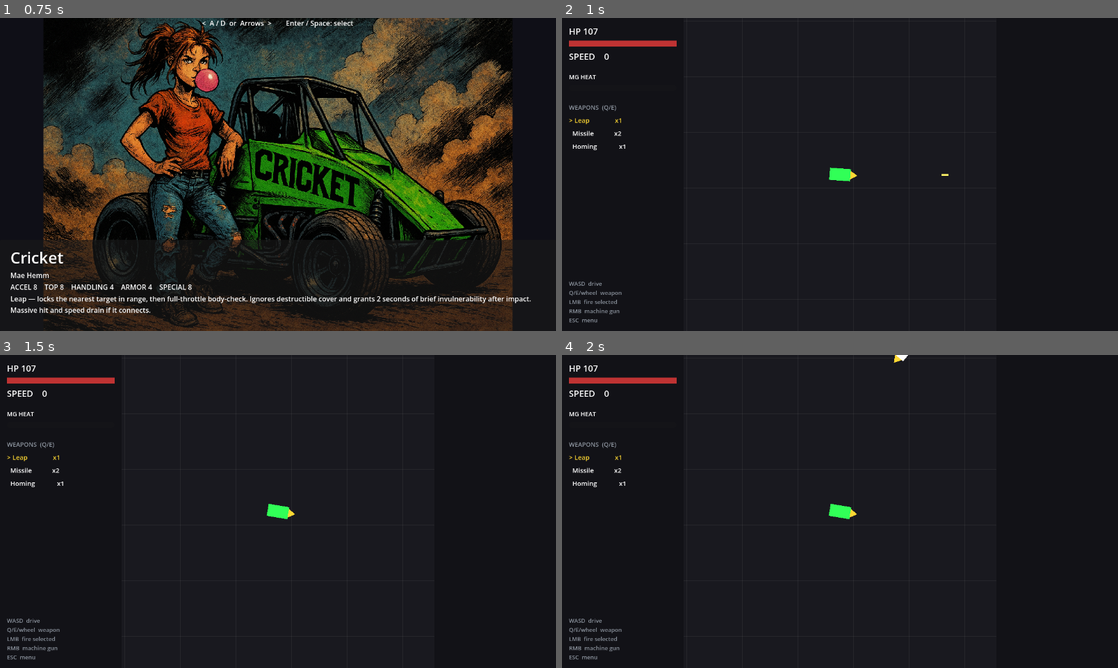
Above: before the commit, frames 1-4 (two rows, left to right).
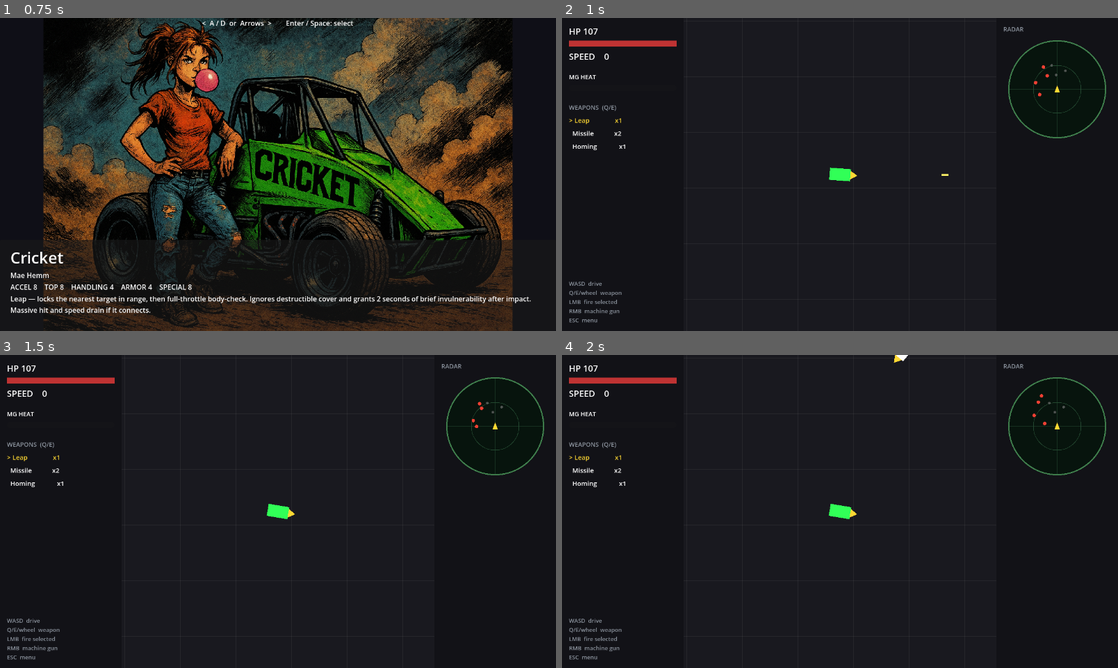
Above: after the commit, the same moments.

Repository: b3p3k0/bentchrome
Game: Godot game, scene res://ui/title.tscn
Same seed, same stepped clock (60 frames per second), same inputs: the game is played once before the commit and once after it.
Inputs (mouse positions are in pixels of both pictures, inside the frame that each line leads up to):
- Up to frame 1 (0.75 s): tap Enter (select_confirm) at 0.5 s; move the mouse to (400, 158) at 0.52 s; hold D (move_right) from 0.53 s (still down); right-click (400, 158) at 0.6 s; click (400, 158) at 0.67 s
- Up to frame 2 (1 s): keep holding D (move_right); tap Space at 0.77 s
- Up to frame 3 (1.5 s): release D (move_right) at 1.25 s; drag from (166, 527) to (278, 511) at 1.27 s
- Up to frame 4 (2 s): no input

Frame 1 is identical in both runs. In frame 2, 0.5% of the frame differs, in the area x 79-98%, y 2-39%; in frame 3, 0.5%; in frame 4, 0.5%.

Commit message:
Card 7: rotating player-up radar
ui/radar.gd draws in the right gutter: fixed player wedge pointing up,
enemy/dummy blips rotated by (-heading - PI/2) so forward is always up;
whole arena in view, off-scale contacts pin to the rim. Dummies join a
'dummies' group for faint contacts.

Co-Authored-By: Claude Fable 5 <noreply@anthropic.com>

Diff:
--- a/environment/target_dummy.gd
+++ b/environment/target_dummy.gd
@@ -6,6 +6,7 @@
 @onready var _label: Label = $Label
 
 func _ready() -> void:
+	add_to_group(&"dummies")  # radar shows them as faint practice contacts
 	_health.damaged.connect(_on_changed)
 	_health.died.connect(queue_free)
 	_refresh()
--- a/ui/hud.gd
+++ b/ui/hud.gd
@@ -64,6 +64,19 @@
 	add_child(_gutter_panel(0))
 	add_child(_gutter_panel(1280 - GUTTER))
 	_build_dash()
+	_build_radar()
+
+func _build_radar() -> void:
+	var hdr := Label.new()
+	hdr.text = "RADAR"
+	hdr.add_theme_font_size_override("font_size", 14)
+	hdr.modulate = DIM_TEXT
+	hdr.position = Vector2(1280 - GUTTER + 16, 16)
+	add_child(hdr)
+	var radar := preload("res://ui/radar.gd").new()
+	radar.position = Vector2(1280 - GUTTER + 20, 44)
+	radar.size = Vector2(240, 240)
+	add_child(radar)
 
 func _gutter_panel(x: int) -> ColorRect:
 	var p := ColorRect.new()
--- /dev/null
+++ b/ui/radar.gd
@@ -0,0 +1,45 @@
+extends Control
+## Rotating player-up radar: the player is a fixed wedge at the center pointing
+## up; enemy blips rotate around it so "up" is always where the nose points.
+## Scaled to fit the whole arena (RANGE px of world per radius).
+
+const RANGE := 1500.0
+const RADIUS := 110.0
+const BG := Color(0.03, 0.08, 0.05)
+const RIM := Color(0.25, 0.5, 0.3)
+const RING := Color(0.15, 0.3, 0.2)
+const PLAYER_COLOR := Color(1.0, 0.85, 0.2)
+const ENEMY_COLOR := Color(0.95, 0.25, 0.2)
+const DUMMY_COLOR := Color(0.5, 0.5, 0.5, 0.6)
+
+func _process(_delta: float) -> void:
+	queue_redraw()
+
+func _draw() -> void:
+	var center := size * 0.5
+	draw_circle(center, RADIUS + 3.0, RIM)
+	draw_circle(center, RADIUS, BG)
+	draw_arc(center, RADIUS * 0.5, 0.0, TAU, 48, RING, 1.0)
+	draw_line(center - Vector2(RADIUS, 0), center + Vector2(RADIUS, 0), RING, 1.0)
+	draw_line(center - Vector2(0, RADIUS), center + Vector2(0, RADIUS), RING, 1.0)
+
+	var player := get_tree().get_first_node_in_group(&"player") as Node2D
+	if player == null or not is_instance_valid(player):
+		return
+	var spin: float = -player.heading - PI / 2  # world -> radar: nose maps to up
+
+	for e in get_tree().get_nodes_in_group(&"enemies"):
+		_blip(center, (e.global_position - player.global_position).rotated(spin), 4.0, ENEMY_COLOR)
+	for d in get_tree().get_nodes_in_group(&"dummies"):
+		_blip(center, (d.global_position - player.global_position).rotated(spin), 3.0, DUMMY_COLOR)
+
+	# The player: a fixed wedge pointing up.
+	draw_colored_polygon(PackedVector2Array([
+		center + Vector2(0, -9), center + Vector2(6, 7), center + Vector2(-6, 7),
+	]), PLAYER_COLOR)
+
+func _blip(center: Vector2, rel: Vector2, r: float, color: Color) -> void:
+	var pos := rel * (RADIUS / RANGE)
+	if pos.length() > RADIUS - 6.0:  # off-scale contacts pin to the rim
+		pos = pos.normalized() * (RADIUS - 6.0)
+	draw_circle(center + pos, r, color)
Not shown, added: ui/radar.gd.uid
